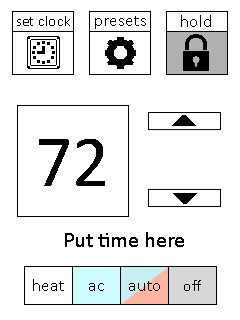
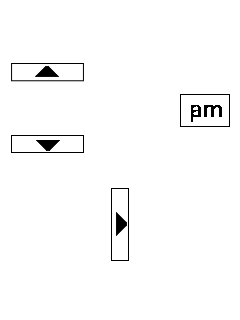
Before/after of a (240, 320) layered artwork. What changed in the layer stack:
added group "set preset" with 54 layers above "set time" over [left=11, top=22, right=230, bottom=305]
added group "tmpright" with 2 layers in group "set preset" over [left=111, top=188, right=129, bottom=261]
added layer "Rectangle 4 copy" (4th of 7, in "set preset" › "tmpright") in group "tmpright" over [left=111, top=188, right=129, bottom=261]
added layer "down arrow" (4th of 7, in "set preset" › "tmpright") in group "tmpright" over [left=116, top=212, right=127, bottom=236]
added group "h_up" with 2 layers in group "set preset" over [left=11, top=63, right=84, bottom=82]
added layer "Rectangle 4 copy" (5th of 7, in "set preset" › "h_up") in group "h_up" over [left=11, top=63, right=84, bottom=82]
added layer "down arrow" (5th of 7, in "set preset" › "h_up") in group "h_up" over [left=35, top=66, right=59, bottom=77]
added group "h_down" with 2 layers in group "set preset" over [left=11, top=135, right=84, bottom=153]
added layer "Rectangle 4 copy" (6th of 7, in "set preset" › "h_down") in group "h_down" over [left=11, top=135, right=84, bottom=153]
added group "pm_butt" with 2 layers in group "set preset" over [left=180, top=94, right=230, bottom=127]
added layer "back" (1st of 3, in "set preset" › "pm_butt") in group "pm_butt" over [left=191, top=105, right=222, bottom=122]
added layer "Rectangle 1" (1st of 6, in "set preset" › "pm_butt") in group "pm_butt" over [left=180, top=94, right=230, bottom=127]
added group "am_butt" with 2 layers in group "set preset" over [left=180, top=94, right=230, bottom=127]
added layer "back" (2nd of 3, in "set preset" › "am_butt") in group "am_butt" over [left=191, top=105, right=221, bottom=117]
added layer "Rectangle 1" (2nd of 6, in "set preset" › "am_butt") in group "am_butt" over [left=180, top=94, right=230, bottom=127]
hid group "homepage" (72 layers) over [left=12, top=11, right=228, bottom=305]
…and 1 more changes (1 added)
